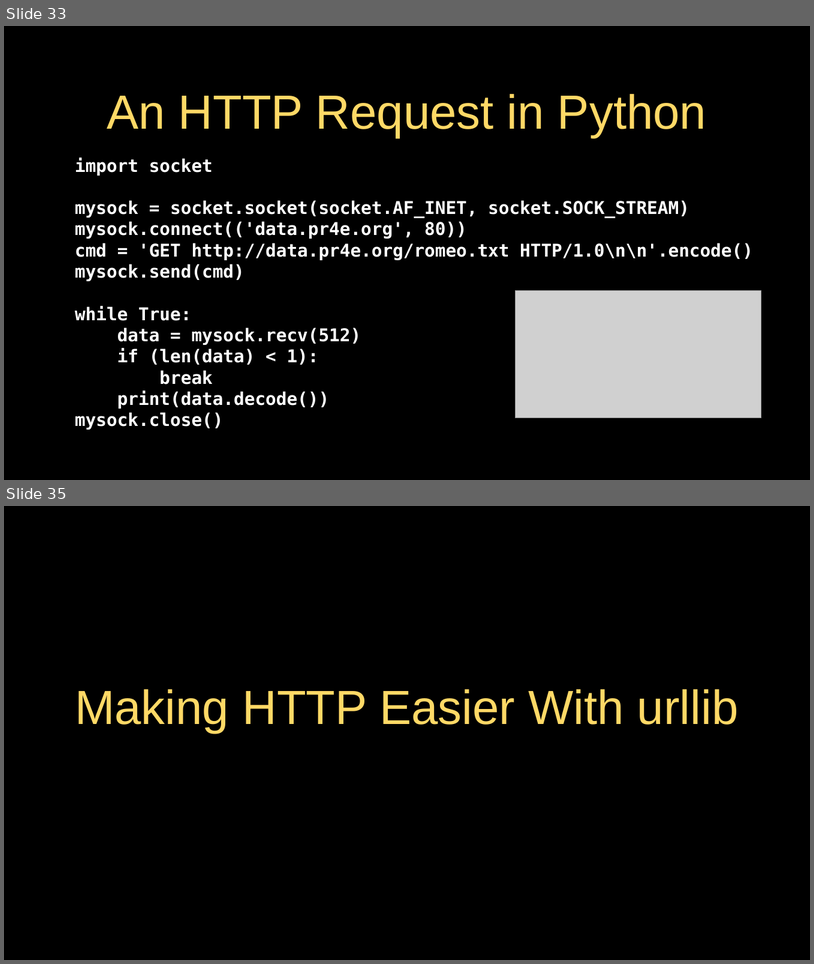
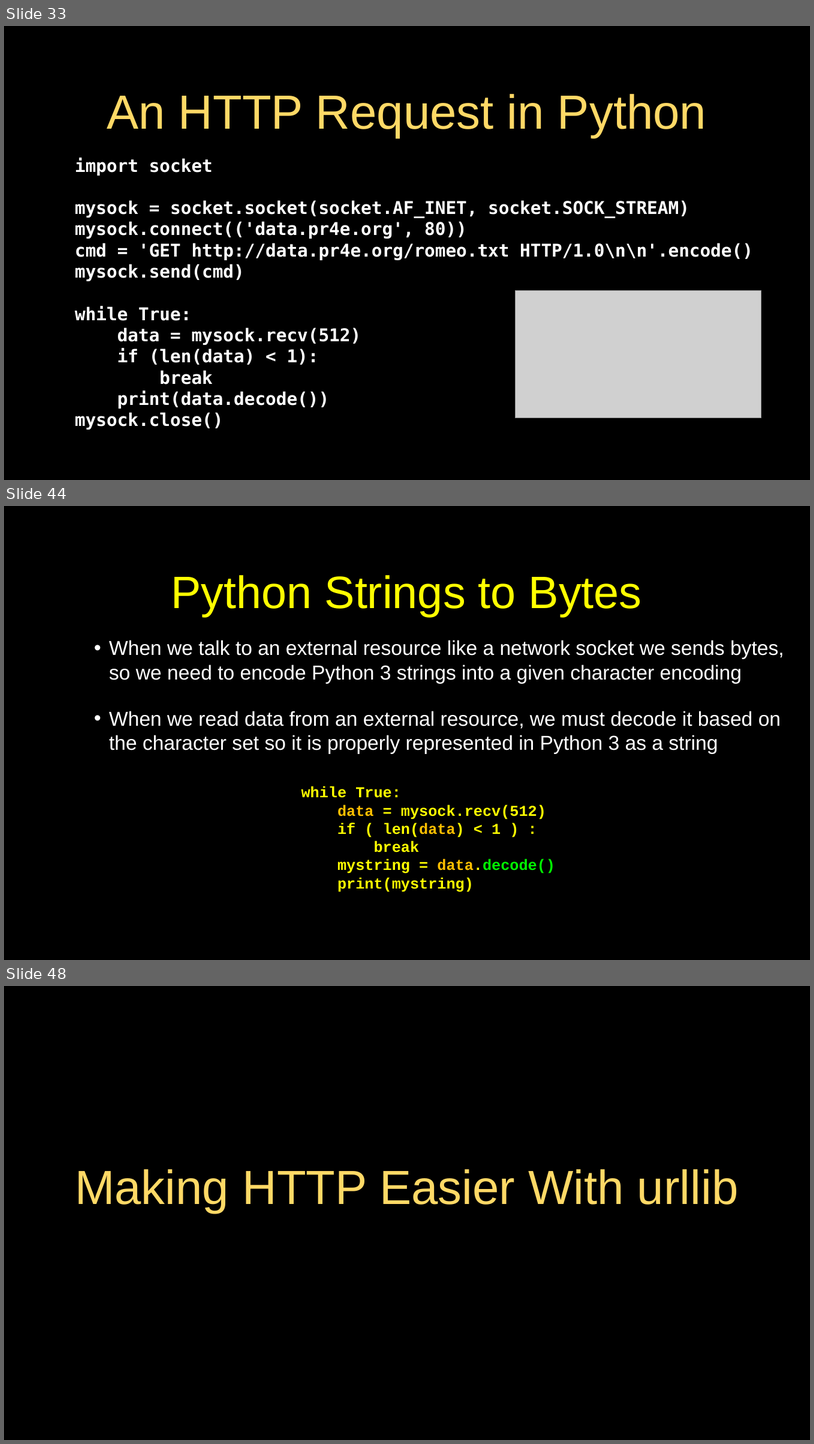
Before and after one commit to csev/py4e, a slide deck: lectures3/Pythonlearn-12-HTTP.pptx. Shown one above the other, each under a label of ours: slides 33 and 35 before the commit, slides 33, 44 and 48 after it; the slides between them are not shown. The pictures are 814x964 and 814x1444 pixels, drawn with LibreOffice and Linux fonts; fonts in the diff are those of the drawing; grey boxes stand for pictures. Boxes give left, top, right and bottom in pixels: in the first picture for what was removed or moved away, otherwise in the second. Text is boxed around its words. In the diff, an @@ line names an element or a change of style, - is before the commit and + after.

```diff
--- a/lectures3/Pythonlearn-12-HTTP.pptx
+++ b/lectures3/Pythonlearn-12-HTTP.pptx
@@ slide 44 added at box(4, 506, 810, 960), background #000000; not listed: 1 template element that a slide beside it also shows @@
@@ title added at box(171, 575, 642, 616), 72 pt, text #FFFF00 @@
+Python Strings to Bytes
@@ text added at box(109, 640, 785, 754), 32 pt, text #FFFFFF @@
+• When we talk to an external resource like a network socket we sends bytes, so we need to encode Python 3 strings into a given character encoding
+• When we read data from an external resource, we must decode it based on the character set so it is properly represented in Python 3 as a string
@@ text added at box(302, 786, 555, 892), 24 pt, text #FFFF00, bold @@
+while True:
+data = mysock.recv(512)
+if ( len(data) < 1 ) :
+break
+mystring = data.decode()
+print(mystring)
@@ what was slide 35 is now slide 48 @@
```
Also in this commit, not shown: 5 slides changed, 12 other slides added, 5 other files.
